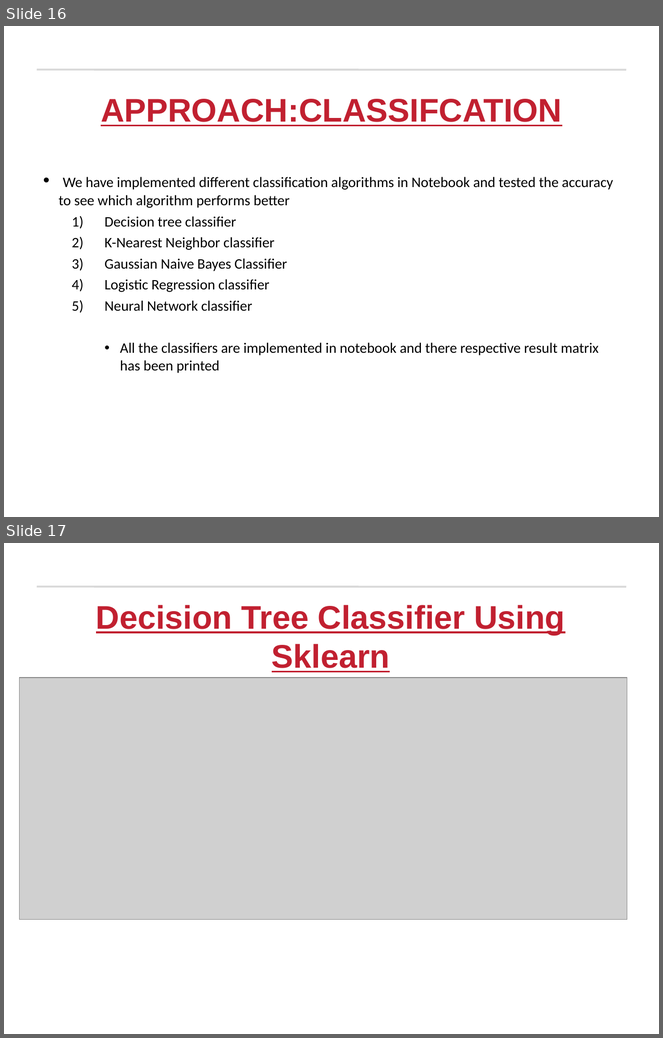
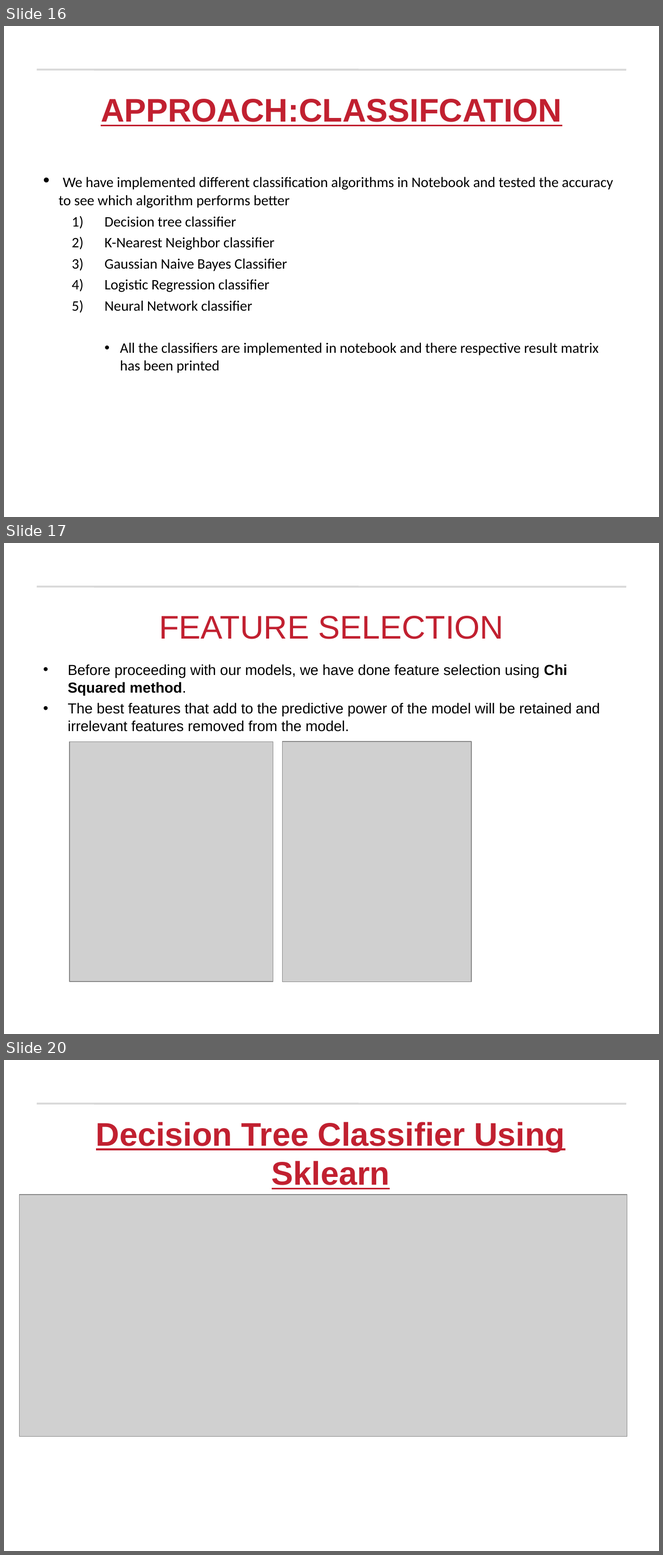
Before and after one commit to prashantvikramsingh/FAERS-FinalProject, a slide deck: Team_1_FinalProject.ppt. Shown one above the other, each under a label of ours: slides 16 and 17 before the commit, slides 16, 17 and 20 after it; the slides between them are not shown. The pictures are 663x1038 and 663x1555 pixels, drawn with LibreOffice and Linux fonts; fonts in the diff are those of the drawing; grey boxes stand for pictures; background and template pictures are left out. Boxes give left, top, right and bottom in pixels: in the first picture for what was removed or moved away, otherwise in the second. Text is boxed around its words. In the diff, an @@ line names an element or a change of style, - is before the commit and + after.

```diff
--- a/Team_1_FinalProject.ppt
+++ b/Team_1_FinalProject.ppt
@@ slide 17 added at (4, 543, 659, 1034), background #FFFFFF; not listed: 1 template element that a slide beside it also shows @@
@@ title added at (159, 616, 504, 639), 36 pt, text #C12030 @@
+FEATURE SELECTION
@@ text added at (68, 664, 600, 732), 16 pt, text #000000 @@
+• Before proceeding with our models, we have done feature selection using Chi Squared method.
+• The best features that add to the predictive power of the model will be retained and irrelevant features removed from the model.
@@ picture added at (70, 742, 273, 982) @@
@@ picture added at (283, 742, 472, 982) @@
@@ what was slide 17 is now slide 20 @@
```
Also in this commit, not shown: 2 other slides added.
